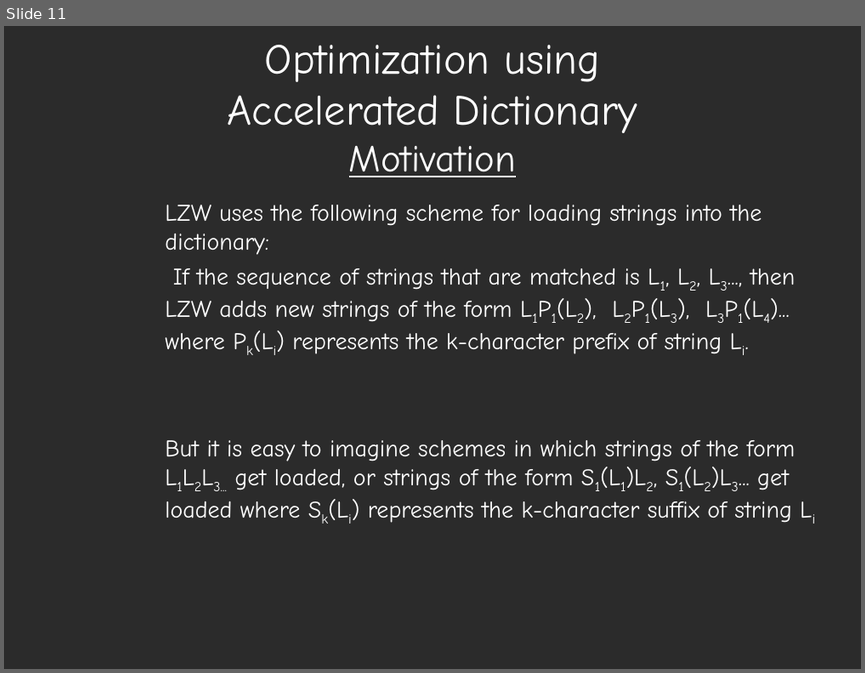
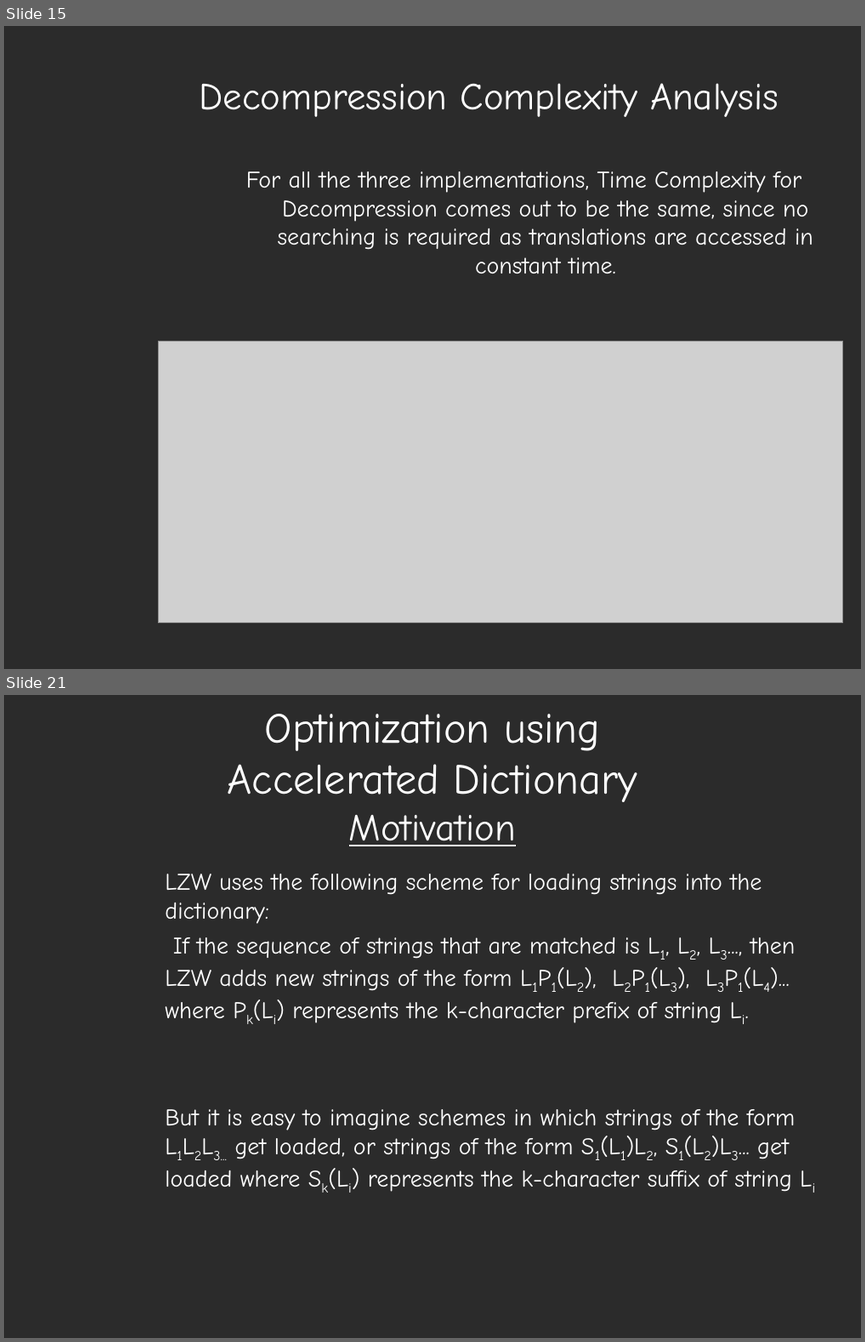
Before and after one commit to arushi-jain-27/LZW_Compression, a slide deck: LZW Presentation.ppt. Shown one above the other, each under a label of ours: slide 11 before the commit, slides 15 and 21 after it; the slides between them are not shown. The pictures are 865x673 and 865x1342 pixels, drawn with LibreOffice and Linux fonts; fonts in the diff are those of the drawing; grey boxes stand for pictures; background and template pictures are left out; a plain dark background stands for a picture behind light text. Boxes give left, top, right and bottom in pixels: in the first picture for what was removed or moved away, otherwise in the second. Text is boxed around its words. In the diff, an @@ line names an element or a change of style, - is before the commit and + after.

```diff
--- a/LZW Presentation.ppt
+++ b/LZW Presentation.ppt
@@ slide 15 added at [4,26,861,669], background picture (left out) @@
@@ title added at [200,83,778,117], 32 pt, text #FFFFFF @@
+Decompression Complexity Analysis
@@ subtitle added at [246,171,813,274], 20 pt, text #FFFFFF @@
+  For all the three implementations, Time Complexity for Decompression comes out to be the same, since no searching is required as translations are accessed in constant time.
@@ picture added at [158,340,843,623] @@
@@ what was slide 11 is now slide 21 @@
```
Also in this commit, not shown: 5 slides changed, 10 other slides added.
